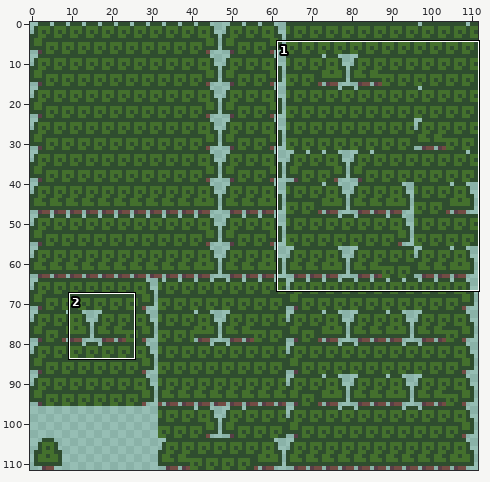
A sprite sheet gets an edit: assets/sprites/terrain/forest.png. The first picture is a wide view before the edit; the outline marks the close-up.
Close-up. The starting point:
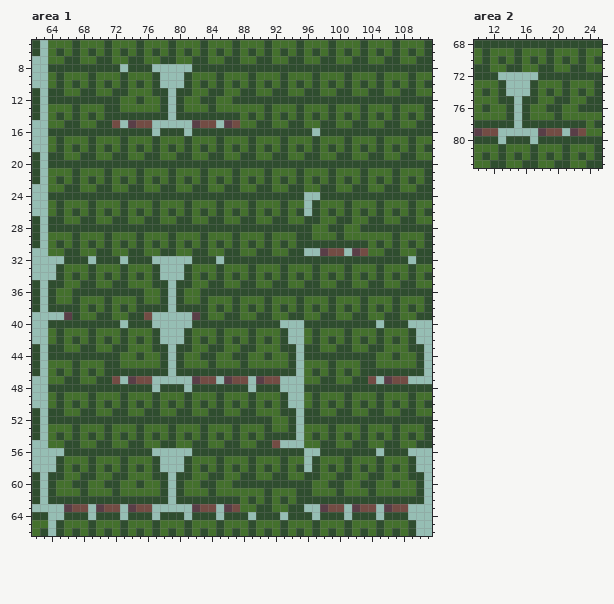
The file is 112x112 pixels. Shown: area 1: x 62..111, y 5..66; area 2: x 10..25, y 68..83. The commit also changed other parts of the picture, which this record leaves out.
After:
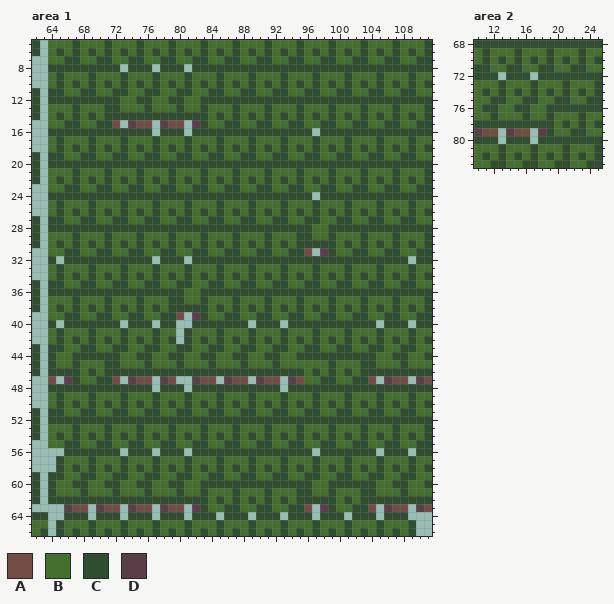
Palette (. is transparent): A #734c44  B #44702d  C #2f4d2f  D #593e47
Diff:
Area 1:
y 8: x 78..80 ... -> CCC
y 9: x 78..80 ... -> BBB
y 10: x 78..80 ... -> BCB
y 11: x 76 B -> C; x 78..79 C. -> BB
y 12: x 76 B -> C; x 78..79 C. -> BC; x 85..86 BB -> CC
y 13: x 76 B -> C; x 78..79 C. -> BB; x 83..84 BC -> CB; x 87 B -> C
y 14: x 79 . -> C; x 84 C -> B; x 86 C -> B
y 15: x 78..80 ... -> DAA; x 83..87 AA.DA -> CBBCC
y 24: x 96 . -> C
y 25..26: x 96 . -> B
y 28: x 101..102 BB -> CC
y 29: x 99..100 BC -> CB; x 103 B -> C
y 30: x 100 C -> B; x 102 C -> B
y 31: x 96 . -> A; x 99..103 AA.DA -> CBBCC
y 32: x 64 . -> C; x 69 . -> C; x 73 . -> C; x 78..80 ... -> CCC; x 85 . -> C
y 33: x 64 . -> B; x 78..80 ... -> BBB
y 34: x 64 . -> B; x 78..80 ... -> BCB
y 35: x 76 B -> C; x 78..79 C. -> BB
y 36: x 65..66 BB -> CC; x 76..77 BB -> CC; x 79 . -> C
y 37: x 64 C -> B; x 78..79 C. -> BC
y 38: x 64 C -> B; x 66 C -> B; x 76 C -> B; x 78..79 C. -> BC
y 39: x 64..66 ..D -> BBC; x 76..80 A.... -> BBCCA
y 40: x 65 C -> .; x 78..79 .. -> CC; x 89 C -> .; x 94..95 .. -> CC; x 110..111 .. -> CC
y 41: x 78..79 .. -> BB; x 94..95 .. -> BB; x 110..111 .. -> BB
y 42: x 78..79 .. -> BC; x 94..95 .. -> BC; x 110..111 .. -> BC
y 43: x 76 B -> C; x 78..79 C. -> BB; x 92 B -> C; x 94..95 C. -> BB; x 108 B -> C; x 110..111 C. -> BB
y 44: x 65..66 CC -> BB; x 76 B -> C; x 78..79 C. -> BC; x 92 B -> C; x 94..95 C. -> BC; x 108 B -> C; x 110..111 C. -> BC
y 45: x 64 B -> C; x 76 B -> C; x 78..79 C. -> BB; x 92 B -> C; x 94..95 C. -> BB; x 108 B -> C; x 110..111 C. -> BB
y 46: x 64 B -> C; x 66 B -> C; x 79 . -> C; x 95 . -> C; x 111 . -> C
y 47: x 64..66 BBC -> A.D; x 78..79 .. -> DA; x 94..95 .. -> DA; x 110..111 .. -> DA
y 48: x 89 . -> C; x 94..95 .. -> CC
y 49: x 94..95 .. -> BB
y 50: x 94..95 .. -> BC
y 51: x 92 B -> C; x 94..95 C. -> BB
y 52: x 92..93 BB -> CC; x 95 . -> C
y 53: x 94..95 C. -> BC
y 54: x 92 C -> B; x 94..95 C. -> BC
y 55: x 92..95 A... -> BBCC
y 56: x 73 C -> .; x 78..80 ... -> CCC; x 96 . -> C; x 110..111 .. -> CC
y 57: x 78..80 ... -> BBB; x 96 . -> B; x 110..111 .. -> BB
y 58: x 78..80 ... -> BCB; x 96 . -> B; x 110..111 .. -> BC
y 59: x 76 B -> C; x 78..79 C. -> BB; x 108 B -> C; x 110..111 C. -> BB
y 60: x 76 B -> C; x 78..79 C. -> BC; x 85..86 BB -> CC; x 101..102 BB -> CC; x 108 B -> C; x 110..111 C. -> BC
y 61: x 76 B -> C; x 78..79 C. -> BB; x 83..84 BC -> CB; x 87 B -> C; x 99..100 BC -> CB; x 103 B -> C; x 108 B -> C; x 110..111 C. -> BB
y 62: x 79 . -> C; x 84 C -> B; x 86 C -> B; x 100 C -> B; x 102 C -> B; x 111 . -> C
y 63: x 78..80 ... -> DAA; x 83..87 AA.DA -> CBBCC; x 96 . -> A; x 99..103 AA.DA -> CBBCC; x 110..111 .. -> DA
Area 2:
y 72: x 14..16 ... -> CCC
y 73: x 14..16 ... -> BBB
y 74: x 14..16 ... -> BCB
y 75: x 12 B -> C; x 14..15 C. -> BB
y 76: x 12 B -> C; x 14..15 C. -> BC; x 21..22 BB -> CC
y 77: x 12 B -> C; x 14..15 C. -> BB; x 19..20 BC -> CB; x 23 B -> C
y 78: x 15 . -> C; x 20 C -> B; x 22 C -> B
y 79: x 14..16 ... -> DAA; x 19..23 AA.DA -> CBBCC
Pixel boxes of the changes (left, top, right, bottom) in both close-ups:
changed: (144, 64, 240, 128)
changed: (304, 192, 368, 256)
changed: (48, 256, 224, 384)
changed: (248, 320, 368, 512)
changed: (400, 320, 432, 384)
changed: (120, 448, 240, 512)
changed: (400, 448, 432, 512)
changed: (490, 72, 586, 136)
